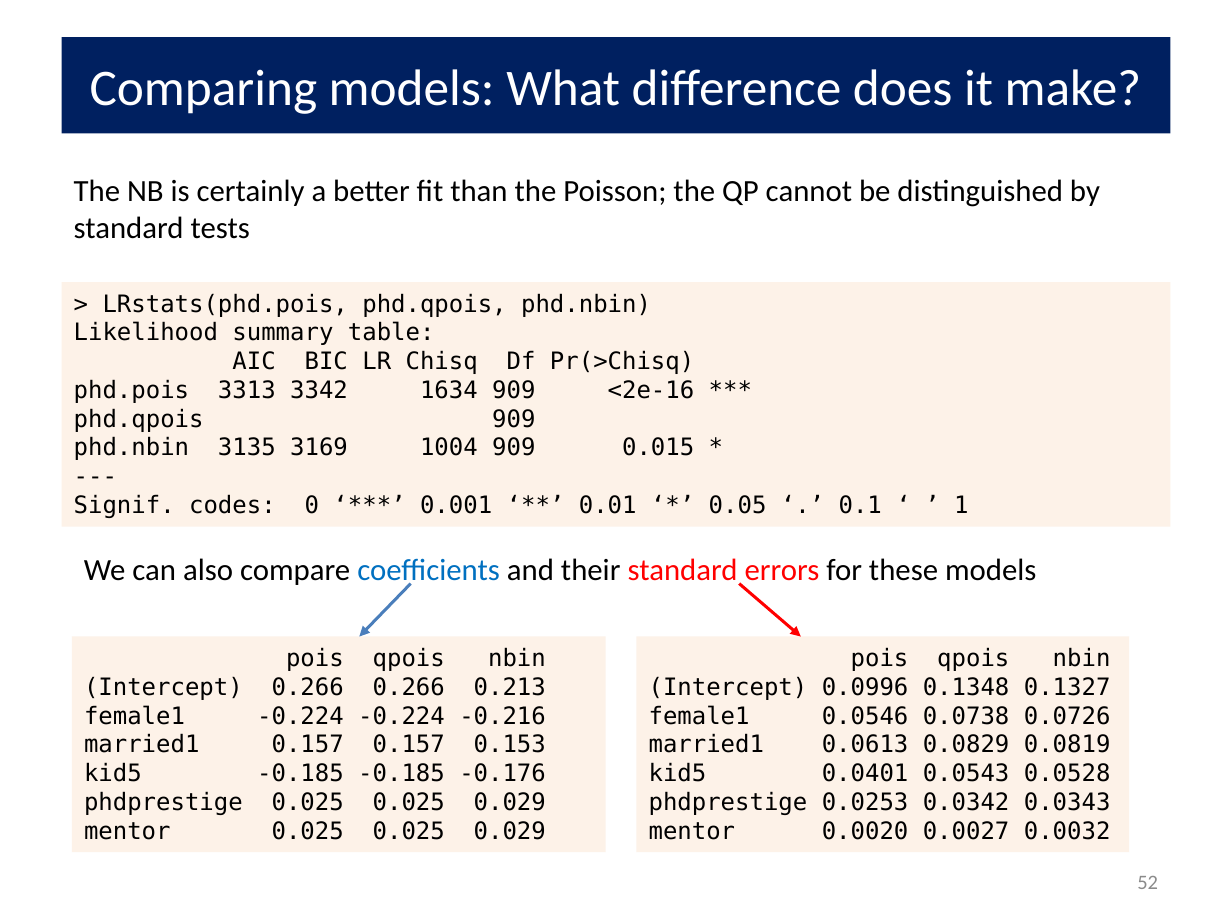
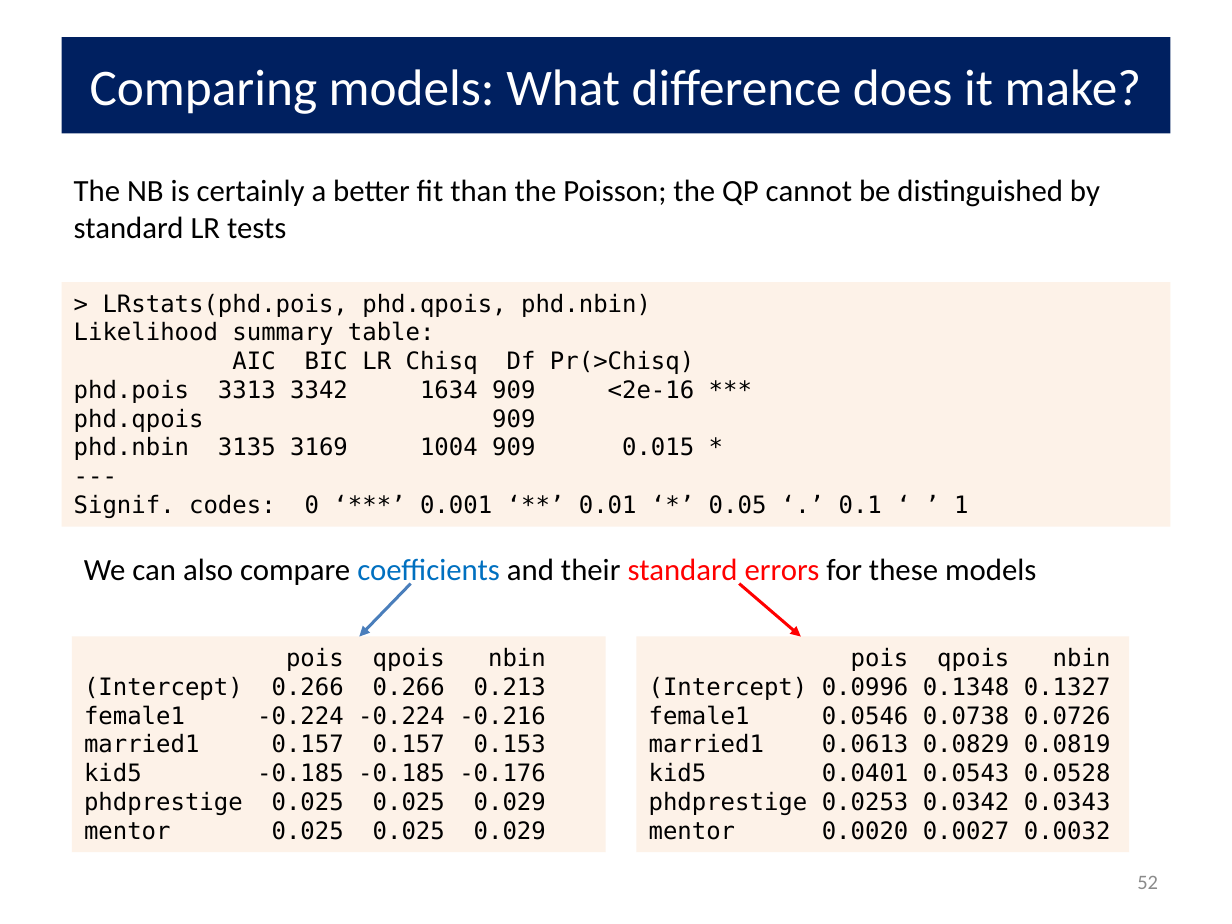
Before and after one commit to friendly/psy6136, a slide deck: slide 52 of lectures/09-CountData.pptx. Drawn at 1232x924 pixels with LibreOffice and Linux fonts; fonts in the diff are those of the drawing. Boxes give left, top, right and bottom in pixels: in the first picture for what was removed or moved away, otherwise in the second. Text is boxed around its words. In the diff, an @@ line names an element or a change of style, - is before the commit and + after.

```diff
--- a/lectures/09-CountData.pptx
+++ b/lectures/09-CountData.pptx
@@ text at [74, 179, 1100, 239]: text changed @@
-The NB is certainly a better fit than the Poisson; the QP cannot be distinguished by standard tests
+The NB is certainly a better fit than the Poisson; the QP cannot be distinguished by standard LR tests
```
Also in this commit, not shown: 20 other slides changed, 1 slide added, 26 other files.
